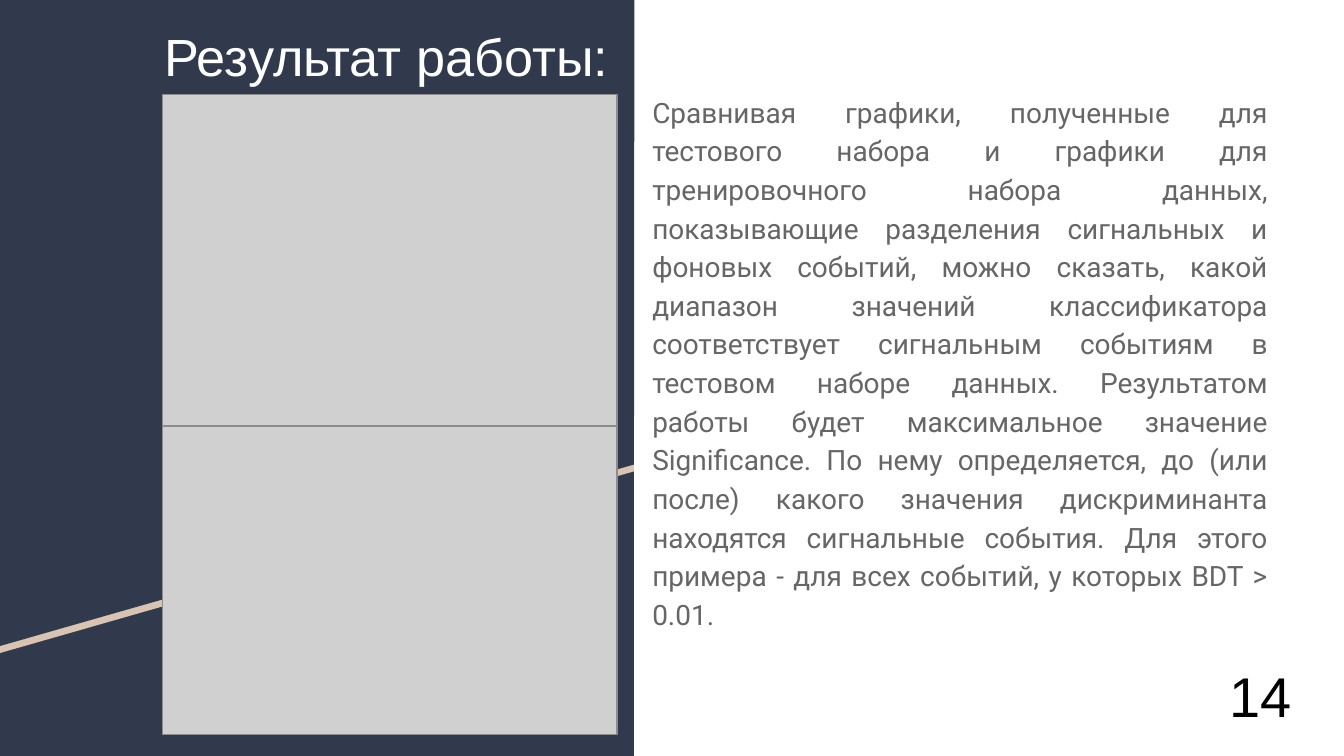
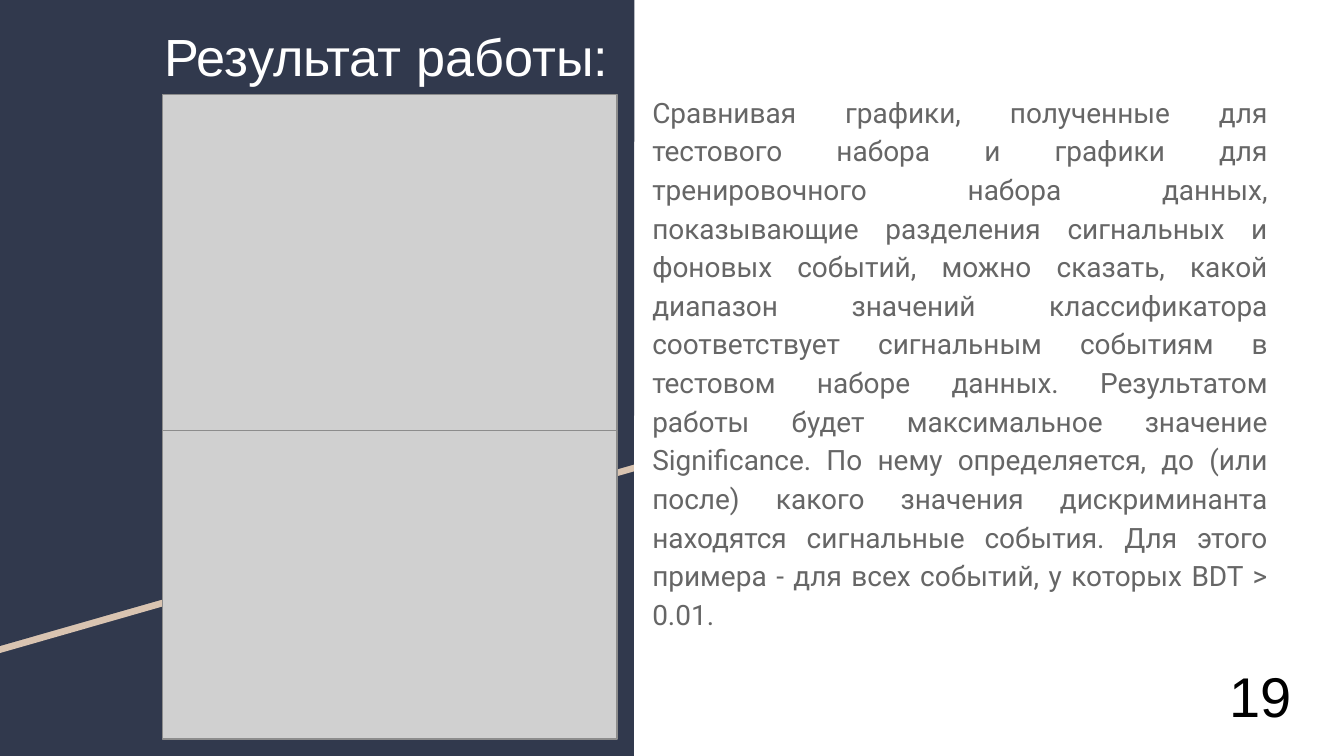
Before and after one commit to AlexanderUzunyan/TestProject, a slide deck: slide 20 of neuro/doc/TMVA.odp (slide 18 before the commit). Drawn at 1344x756 pixels with LibreOffice and Linux fonts; fonts in the diff are those of the drawing; grey boxes stand for pictures. Boxes give left, top, right and bottom in pixels: in the first picture for what was removed or moved away, otherwise in the second. Text is boxed around its words. In the diff, an @@ line names an element or a change of style, - is before the commit and + after.

```diff
--- a/neuro/doc/TMVA.odp
+++ b/neuro/doc/TMVA.odp
@@ picture moved from (x1=163, y1=426, x2=617, y2=735) to (x1=163, y1=430, x2=617, y2=739) @@
@@ title at (x1=1230, y1=678, x2=1292, y2=718): text changed @@
-14
+19
```
Also in this commit, not shown: 14 other slides changed, 3 slides added.
